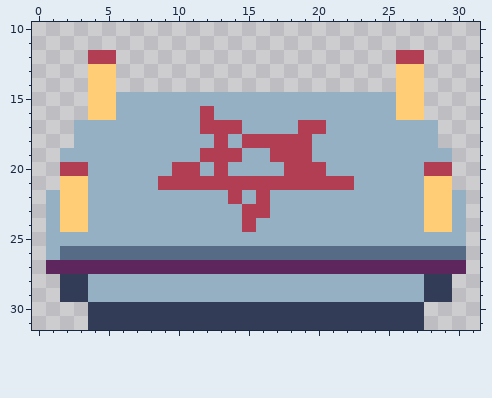
Two states of a pixel-art sprite, assets/altar.png. Above, as it was before the edit.
The file is 32x32 pixels. Shown: x 0..31, y 10..31.
After:
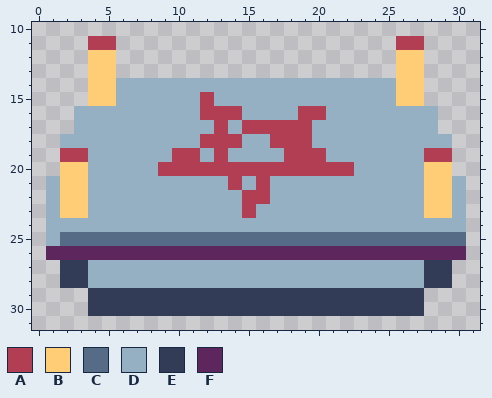
Palette (. is transparent): A #b13e53  B #ffcd75  C #566c86  D #94b0c2  E #333c57  F #5d275d
The exact change:
@@ x 0..31 @@
 10 ................................
-11 ................................
-12 ....AA....................AA....
+11 ....AA....................AA....
+12 ....BB....................BB....
 13 ....BB....................BB....
-14 ....BB....................BB....
-15 ....BBDDDDDDDDDDDDDDDDDDDDBB....
-16 ....BBDDDDDDADDDDDDDDDDDDDBB....
-17 ...DDDDDDDDDAAADDDDAADDDDDDDD...
-18 ...DDDDDDDDDDADAAAAADDDDDDDDD...
-19 ..DDDDDDDDDDAAADDAAADDDDDDDDDD..
-20 ..AADDDDDDAADADDDDAAADDDDDDDAA..
-21 ..BBDDDDDAAAAAAAAAAAAAADDDDDBB..
-22 .DBBDDDDDDDDDDADADDDDDDDDDDDBBD.
-23 .DBBDDDDDDDDDDDAADDDDDDDDDDDBBD.
-24 .DBBDDDDDDDDDDDADDDDDDDDDDDDBBD.
-25 .DDDDDDDDDDDDDDDDDDDDDDDDDDDDDD.
-26 .DCCCCCCCCCCCCCCCCCCCCCCCCCCCCC.
-27 .FFFFFFFFFFFFFFFFFFFFFFFFFFFFFF.
+14 ....BBDDDDDDDDDDDDDDDDDDDDBB....
+15 ....BBDDDDDDADDDDDDDDDDDDDBB....
+16 ...DDDDDDDDDAAADDDDAADDDDDDDD...
+17 ...DDDDDDDDDDADAAAAADDDDDDDDD...
+18 ..DDDDDDDDDDAAADDAAADDDDDDDDDD..
+19 ..AADDDDDDAADADDDDAAADDDDDDDAA..
+20 ..BBDDDDDAAAAAAAAAAAAAADDDDDBB..
+21 .DBBDDDDDDDDDDADADDDDDDDDDDDBBD.
+22 .DBBDDDDDDDDDDDAADDDDDDDDDDDBBD.
+23 .DBBDDDDDDDDDDDADDDDDDDDDDDDBBD.
+24 .DDDDDDDDDDDDDDDDDDDDDDDDDDDDDD.
+25 .DCCCCCCCCCCCCCCCCCCCCCCCCCCCCC.
+26 .FFFFFFFFFFFFFFFFFFFFFFFFFFFFFF.
+27 ..EEDDDDDDDDDDDDDDDDDDDDDDDDEE..
 28 ..EEDDDDDDDDDDDDDDDDDDDDDDDDEE..
-29 ..EEDDDDDDDDDDDDDDDDDDDDDDDDEE..
+29 ....EEEEEEEEEEEEEEEEEEEEEEEE....
 30 ....EEEEEEEEEEEEEEEEEEEEEEEE....
-31 ....EEEEEEEEEEEEEEEEEEEEEEEE....
+31 ................................
